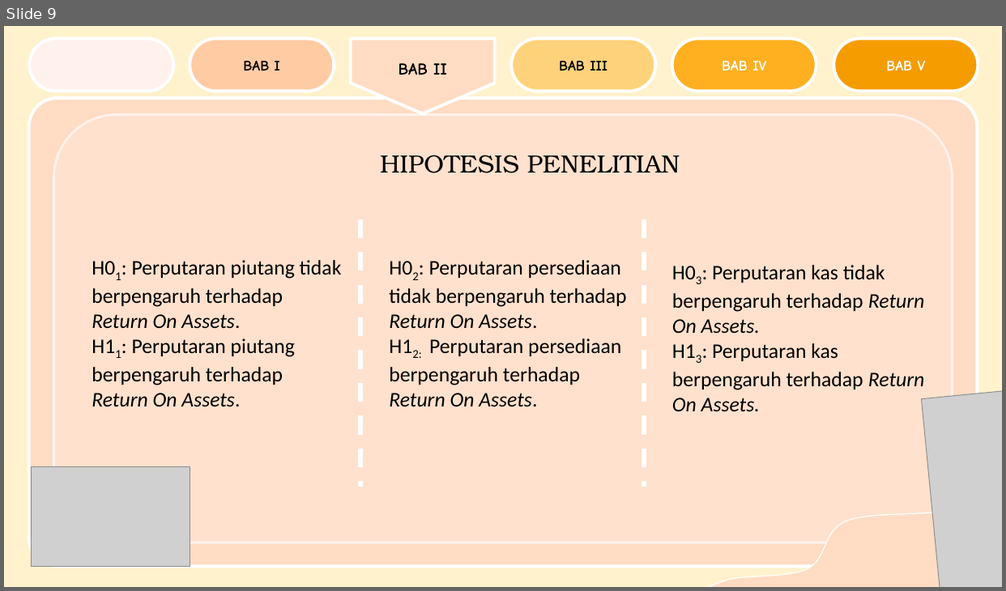
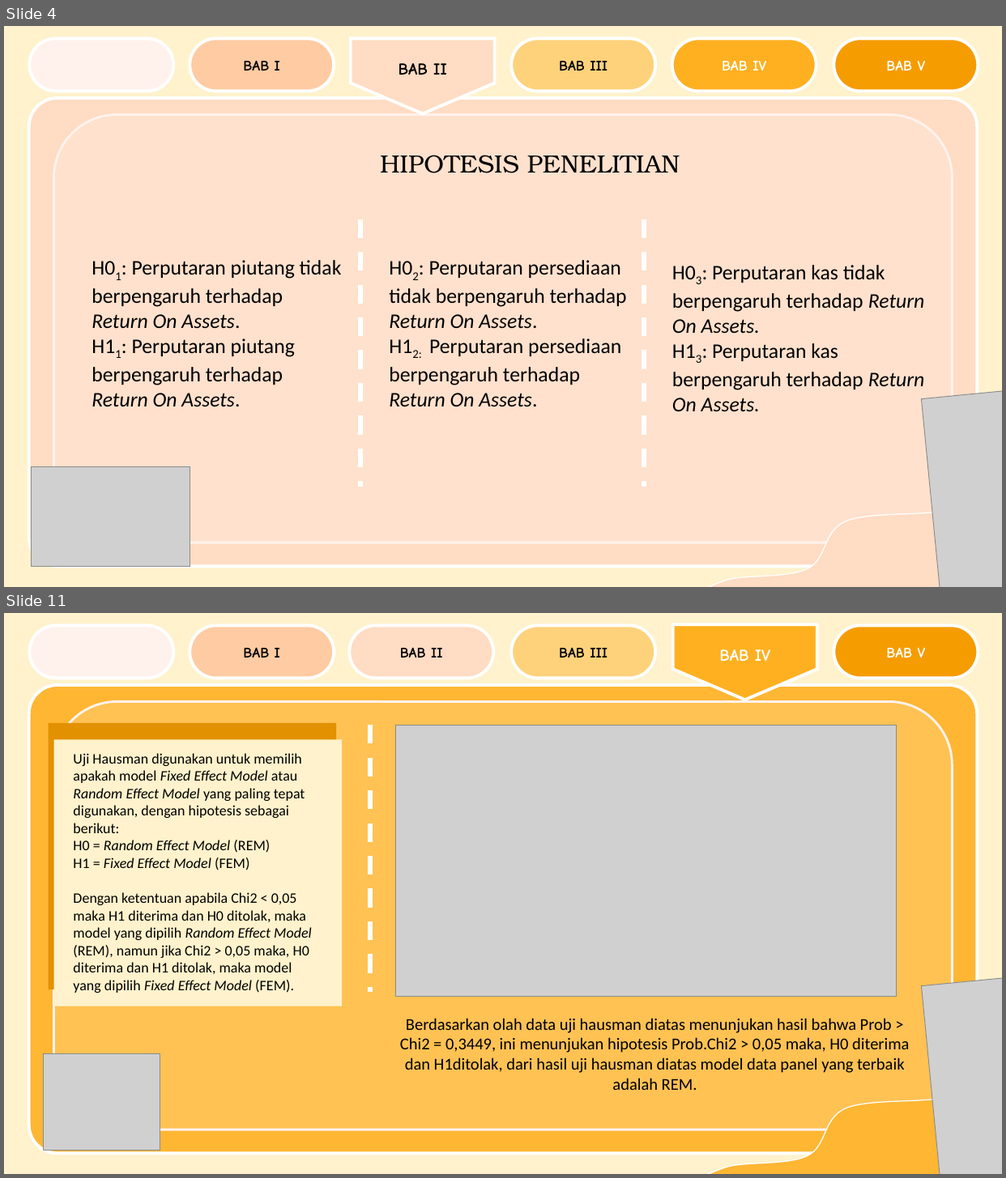
Before and after one commit to milanafsah31/skripsi, a slide deck: PPT SKRIPSI MILANAFSAH DZAHIRA.pptx. Shown one above the other, each under a label of ours: slide 9 before the commit, slides 4 and 11 after it; the slides between them are not shown. The pictures are 1006x591 and 1006x1178 pixels, drawn with LibreOffice and Linux fonts; fonts in the diff are those of the drawing; grey boxes stand for pictures; background and template pictures are left out. Boxes give left, top, right and bottom in pixels: in the first picture for what was removed or moved away, otherwise in the second. Text is boxed around its words. In the diff, an @@ line names an element or a change of style, - is before the commit and + after.

```diff
--- a/PPT SKRIPSI MILANAFSAH DZAHIRA.pptx
+++ b/PPT SKRIPSI MILANAFSAH DZAHIRA.pptx
@@ slide 11 added at (4,613,1002,1174), background #FFF2CC @@
@@ rounded rectangle added at (29,626,174,678), fill #FFF2ED, outline #FFFFFF 3 pt @@
@@ rounded rectangle added at (189,626,334,678), fill #FFCBA3, outline #FFFFFF 3 pt, 14 pt, text #000000, bold @@
+BAB I
@@ rounded rectangle added at (349,626,493,678), fill #FFDCC3, outline #FFFFFF 3 pt, 14 pt, text #000000, bold @@
+BAB II
@@ rounded rectangle added at (512,626,656,678), fill #FED27B, outline #FFFFFF 3 pt, 14 pt, text #000000, bold @@
+BAB III
@@ pentagon arrow added at (673,624,817,700), fill #FFB021, outline #FFFFFF 3 pt, 16 pt, text #FFFFFF, bold @@
+BAB IV
@@ rounded rectangle added at (834,626,978,678), fill #F59C00, outline #FFFFFF 3 pt, 14 pt, text #FFFFFF, bold @@
+BAB V
@@ rounded rectangle added at (28,685,978,1153), fill #FFB633, outline #FFFFFF 3 pt @@
@@ rounded rectangle added at (54,702,953,1131), fill #FFC253, outline #FFF2ED 2.25 pt @@
@@ rectangle added at (49,723,336,990), fill #E29100 @@
@@ line added from (370, 725) to (370, 993), #FFFFFF 4.5 pt dashed @@
@@ picture added at (396,725,897,996) @@
@@ rectangle added at (54,739,343,1006), fill #FFF2CC @@
@@ text added at (73,753,312,993), 14 pt, text #000000 @@
+Uji Hausman digunakan untuk memilih apakah model Fixed Effect Model atau Random Effect Model yang paling tepat digunakan, dengan hipotesis sebagai berikut:
+H0 = Random Effect Model (REM)
+H1 = Fixed Effect Model (FEM)
+Dengan ketentuan apabila Chi2 < 0,05 maka H1 diterima dan H0 ditolak, maka model yang dipilih Random Effect Model (REM), namun jika Chi2 > 0,05 maka, H0 diterima dan H1 ditolak, maka model yang dipilih Fixed Effect Model (FEM).
@@ picture added at (922,977,1002,1174) @@
@@ text added at (400,1018,909,1090), 16 pt, text #000000 @@
+Berdasarkan olah data uji hausman diatas menunjukan hasil bahwa Prob > Chi2 = 0,3449, ini menunjukan hipotesis Prob.Chi2 > 0,05 maka, H0 diterima dan H1ditolak, dari hasil uji hausman diatas model data panel yang terbaik adalah REM.
@@ picture added at (44,1054,160,1151) @@
@@ freeform shape added at (691,1053,1002,1174), fill #FFB633, outline #FFFFFF 1 pt @@
@@ what was slide 9 is now slide 4 @@
```
Also in this commit, not shown: 8 slides changed, 13 other slides added, 11 slides removed, 1 other file.
